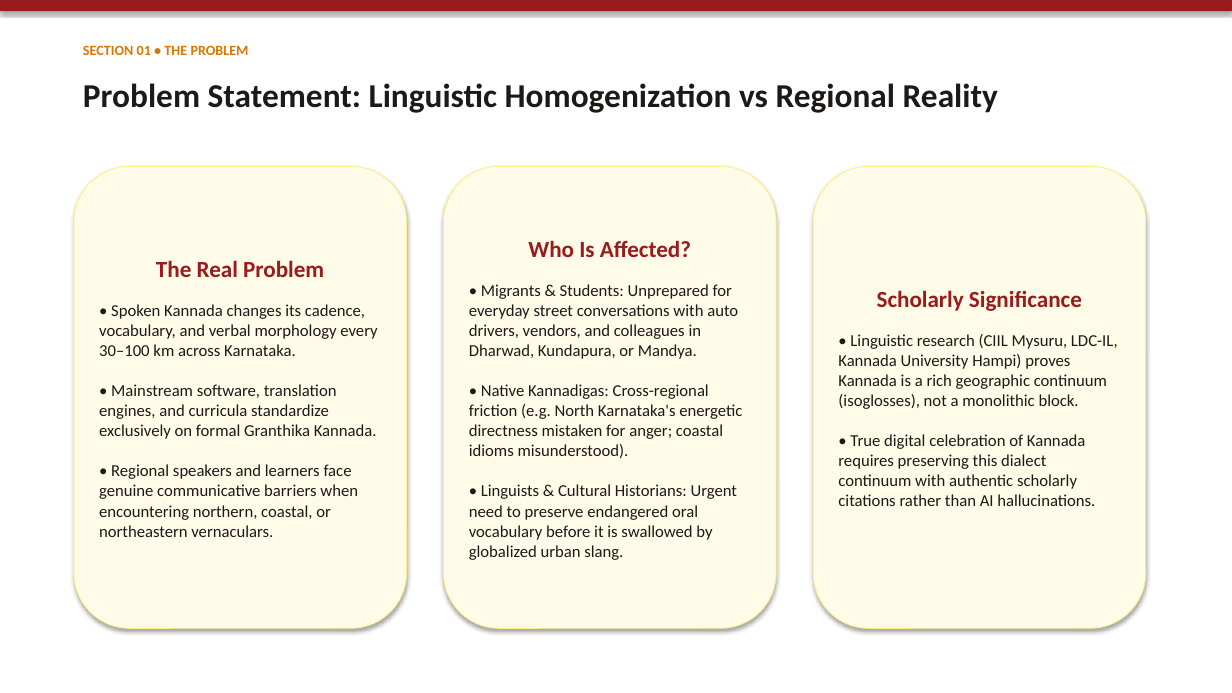
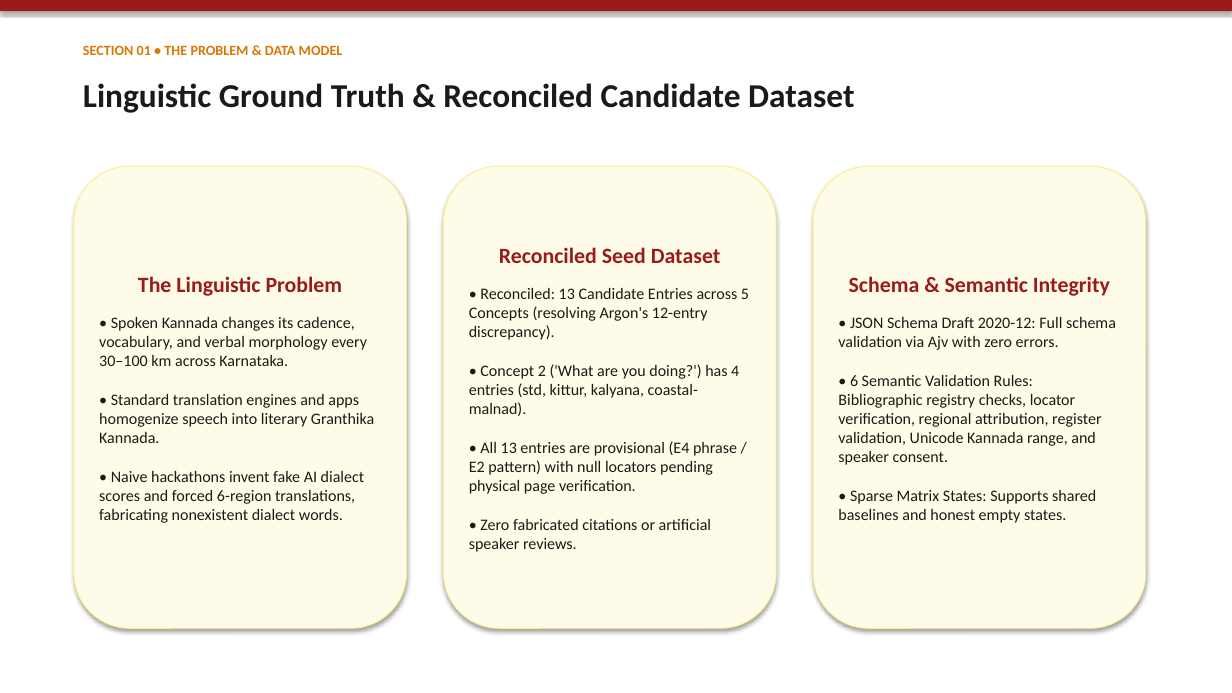
Before and after one commit to anandaram240-wq/yatrika-ai, a slide deck: slide 2 of Namma_Kannada_Regional_Explorer_Presentation.pptx. Drawn at 1232x693 pixels with LibreOffice and Linux fonts; fonts in the diff are those of the drawing. Boxes give left, top, right and bottom in pixels: in the first picture for what was removed or moved away, otherwise in the second. Text is boxed around its words. In the diff, an @@ line names an element or a change of style, - is before the commit and + after.

Commit message:
feat(phase-2.5): Implement Argon Phase 2.5 evidence-graded architecture, reconciled 13-entry dataset, sparse comparator matrix, semantic validator, and quarantined backlog

```diff
--- a/Namma_Kannada_Regional_Explorer_Presentation.pptx
+++ b/Namma_Kannada_Regional_Explorer_Presentation.pptx
@@ text at box(83, 45, 343, 55): text changed @@
-SECTION 01 • THE PROBLEM
+SECTION 01 • THE PROBLEM & DATA MODEL
@@ text at box(83, 83, 854, 113): text changed @@
-Problem Statement: Linguistic Homogenization vs Regional Reality
+Linguistic Ground Truth & Reconciled Candidate Dataset
@@ text in rounded rectangle at box(469, 247, 749, 552): text changed; size 13 to 12.5 pt @@
-Who Is Affected?
-• Migrants & Students: Unprepared for everyday street conversations with auto drivers, vendors, and colleagues in Dharwad, Kundapura, or Mandya.
-• Native Kannadigas: Cross-regional friction (e.g. North Karnataka's energetic directness mistaken for anger; coastal idioms misunderstood).
-• Linguists & Cultural Historians: Urgent need to preserve endangered oral vocabulary before it is swallowed by globalized urban slang.
+Reconciled Seed Dataset
+• Reconciled: 13 Candidate Entries across 5 Concepts (resolving Argon's 12-entry discrepancy).
+• Concept 2 ('What are you doing?') has 4 entries (std, kittur, kalyana, coastal-malnad).
+• All 13 entries are provisional (E4 phrase / E2 pattern) with null locators pending physical page verification.
+• Zero fabricated citations or artificial speaker reviews.
@@ text in rounded rectangle at box(99, 276, 374, 523): text changed; size 13 to 12.5 pt @@
-The Real Problem
-• Spoken Kannada changes its cadence, vocabulary, and verbal morphology every 30–100 km across Karnataka.
-• Mainstream software, translation engines, and curricula standardize exclusively on formal Granthika Kannada.
-• Regional speakers and learners face genuine communicative barriers when encountering northern, coastal, or northeastern vernaculars.
+The Linguistic Problem
+• Spoken Kannada changes its cadence, vocabulary, and verbal morphology every 30–100 km across Karnataka.
+• Standard translation engines and apps homogenize speech into literary Granthika Kannada.
+• Naive hackathons invent fake AI dialect scores and forced 6-region translations, fabricating nonexistent dialect words.
@@ text in rounded rectangle at box(838, 276, 1116, 523): text changed; size 13 to 12.5 pt @@
-Scholarly Significance
-• Linguistic research (CIIL Mysuru, LDC-IL, Kannada University Hampi) proves Kannada is a rich geographic continuum (isoglosses), not a monolithic block.
-• True digital celebration of Kannada requires preserving this dialect continuum with authentic scholarly citations rather than AI hallucinations.
+Schema & Semantic Integrity
+• JSON Schema Draft 2020-12: Full schema validation via Ajv with zero errors.
+• 6 Semantic Validation Rules: Bibliographic registry checks, locator verification, regional attribution, register validation, Unicode Kannada range, and speaker consent.
+• Sparse Matrix States: Supports shared baselines and honest empty states.
```
Also in this commit, not shown: 3 other slides changed, 2 slides added, 2 slides removed, 23 other files.
